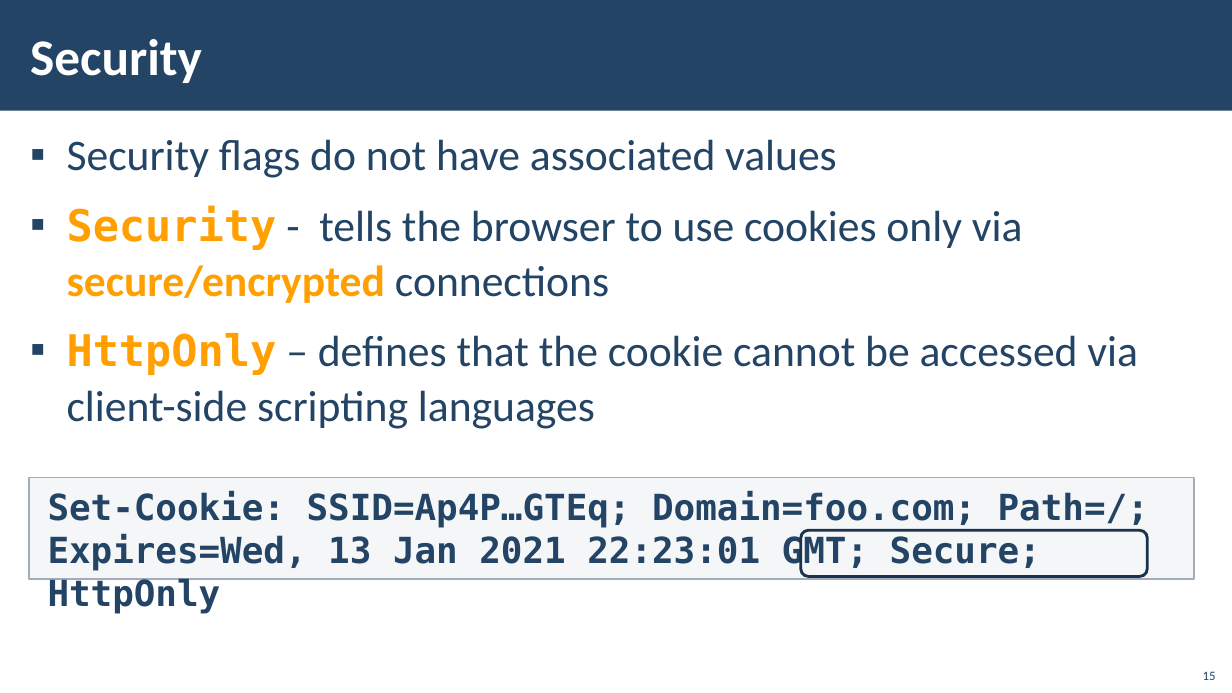
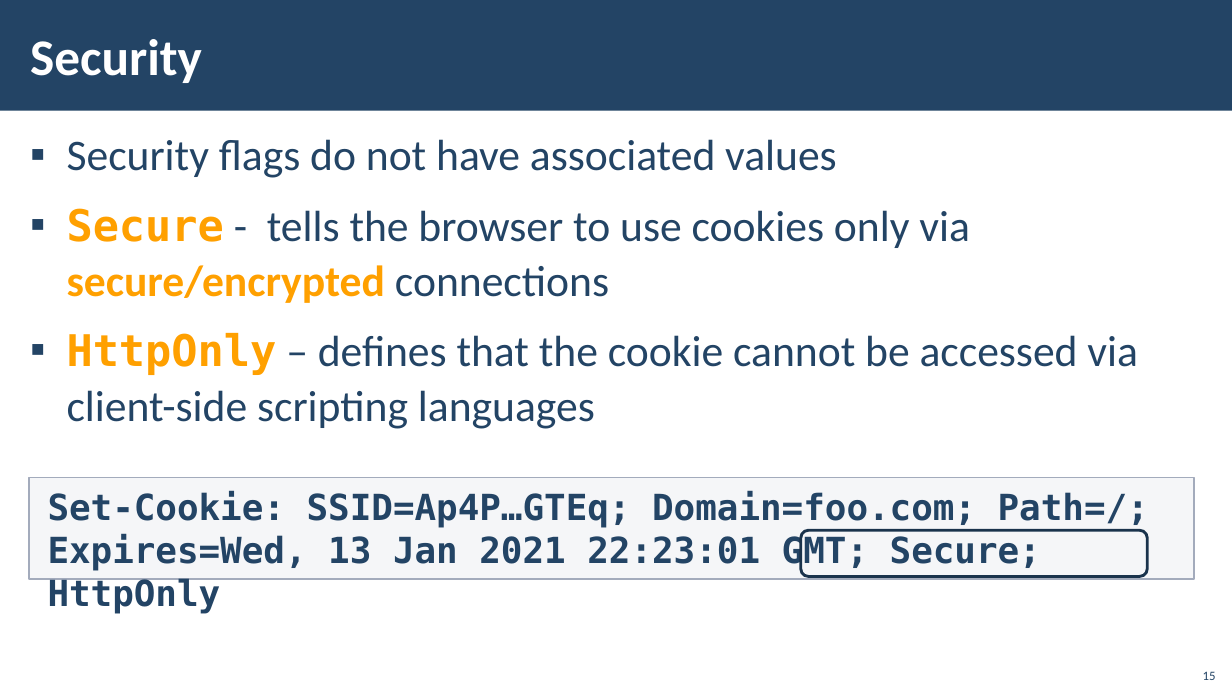
Before and after one commit to vasildimov98/softuni-tutorials, a slide deck: slide 15 of 08.C#Web/1.WebBesic/03.StateManagement/03. CSharp-Web-Basics-Web Server-State-Management.pptx. Drawn at 1232x693 pixels with LibreOffice and Linux fonts; fonts in the diff are those of the drawing; background and template pictures are left out. Boxes give left, top, right and bottom in pixels: in the first picture for what was removed or moved away, otherwise in the second. Text is boxed around its words. In the diff, an @@ line names an element or a change of style, - is before the commit and + after.

```diff
--- a/08.C#Web/1.WebBesic/03.StateManagement/03. CSharp-Web-Basics-Web Server-State-Management.pptx
+++ b/08.C#Web/1.WebBesic/03.StateManagement/03. CSharp-Web-Basics-Web Server-State-Management.pptx
@@ text at bbox=[67, 208, 970, 303]: text changed @@
-▪ Security - tells the browser to use cookies only via
-  secure/encrypted connections
+▪ Secure - tells the browser to use cookies only via
+  secure/encrypted connections
```
Also in this commit, not shown: 6 other slides changed, 1 other file.
